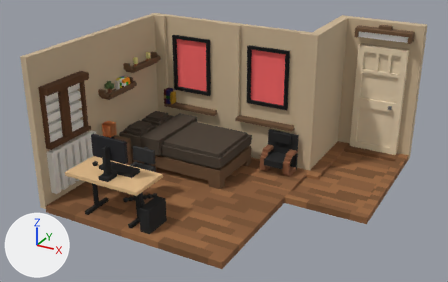
The glTF model public/bedroom.glb: old version first, new version second.
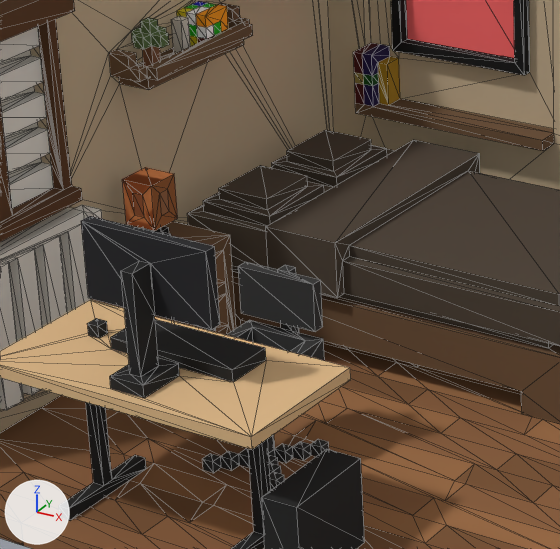
There are two pictures of each version: one whole from a 50 mm camera at (9.22, -14.21, 9.08) aimed at (0.94, 0.85, 1.55), one close up on the part from 15% to 49% of the width and 27% to 79% of the height. Arrows for +X, +Y and +Z are at lower left; the lights stay in place. The first two pictures are the older version. The close-ups show mesh edges as thin lines. Where no turn or scale is listed for an object, it has been applied to the vertices. Vertices at exactly the same position are counted once.

The scene before the commit, as lines of its bpy script (objects in view):
```python
me_desktop = bpy.data.meshes.new('desktop')
me_desktop.from_pydata(...)  # 234 vertices, 460 faces; spans x -1.9..0.7, y -3.0..-0.9, z 0.2..2.6
me_desktop.materials.append(mat_palette_005)  # picture img_chambre_5_desktop
me_left_paint = bpy.data.meshes.new('left_paint')
me_left_paint.from_pydata(...)  # a box spanning x -2.0..-0.8, y 2.9..3.0, z 2.2..3.9
me_left_paint.materials.append(mat_palette_004)  # picture img_chambre_4_left_paint
me_orangelight = bpy.data.meshes.new('orangeLight')
me_orangelight.from_pydata(...)  # 20 vertices, 36 faces; spans x -2.6..-2.3, y -0.5..-0.2, z 1.5..1.9
me_orangelight.materials.append(mat_palette_007)  # picture img_chambre_2_orangelight
ob_desktop = bpy.data.objects.new('desktop', me_desktop)
ob_desktop.location = (0.0, 0.0, 0.0)
ob_left_paint = bpy.data.objects.new('left_paint', me_left_paint)
ob_left_paint.location = (0.0, 0.0, 0.0)
ob_orangelight = bpy.data.objects.new('orangeLight', me_orangelight)
ob_orangelight.location = (0.0, 0.0, 0.0)
# also in view: 'bed' at (-0.8, 1.35, 0.85); 'room' at (1.25, 1.4, 2.3)
```
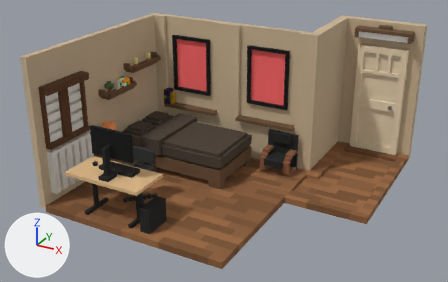
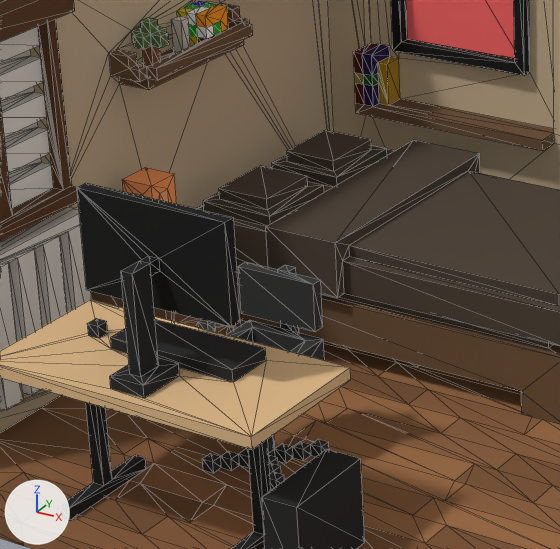
Pixel boxes [x1, y1, x2, y2] of what changed, in the close-ups (560 x 549 px):
'desktop', reshaped: before [0, 216, 365, 549]; after [0, 261, 365, 549]
'screen', added: after [77, 183, 240, 327]
part 1 of me_desktop, cut back: before [81, 216, 220, 376]; after [132, 264, 159, 376]
part 2 of me_desktop, edited (looks the same): [0, 261, 365, 549] in both

What changed in the scene script:
```text
Add img_chambre_1_desktop:
    img_chambre_1_desktop = load_image('chambre-1-desktop', '_unpacked/chambre-1-desktop', 256, 1, 'sRGB')
Add img_chambre_0_screen:
    img_chambre_0_screen = load_image('chambre-0-screen', '_unpacked/chambre-0-screen', 256, 1, 'sRGB')
Add mat_palette_025:
    mat_palette_025 = principled_material('palette.025')
    mat_palette_025.texture = img_chambre_1_desktop
    mat_palette_025.roughness = 1.0
Add mat_palette_024:
    mat_palette_024 = principled_material('palette.024')
    mat_palette_024.texture = img_chambre_0_screen
    mat_palette_024.roughness = 1.0
Change me_desktop:
    used by ob_desktop; location = (0.0, 0.0, 0.0)
    remove me_desktop.from_pydata(...)  # 234 vertices, 460 faces; spans x -1.9..0.7, y -3.0..-0.9, z 0.2..2.6
    add me_desktop.from_pydata(...)  # 218 vertices, 424 faces; spans x -1.9..0.7, y -3.0..-0.9, z 0.2..2.4
    me_desktop part 1
    16 vertices are removed from x -1.2..-0.1, y -2.6..-2.5, z 2.0..2.6
    42 faces are deleted
    6 new faces join them
    me_desktop part 2: 418 faces spanning x -1.9..0.7, y -3.0..-0.9, z 0.2..2.4 switch from mat_palette_005 (picture img_chambre_5_desktop) to mat_palette_025 (picture img_chambre_1_desktop)
Add me_screen_001:
    me_screen_001.from_pydata(...)  # 20 vertices, 44 faces; spans x -1.3..0.0, y -2.6..-2.4, z 2.0..2.8
    me_screen_001.materials.append(mat_palette_024)  # picture img_chambre_0_screen
Add ob_screen:
    ob_screen = bpy.data.objects.new('screen', me_screen_001)
    ob_screen.location = (0.0, 0.0, 0.0)
```
